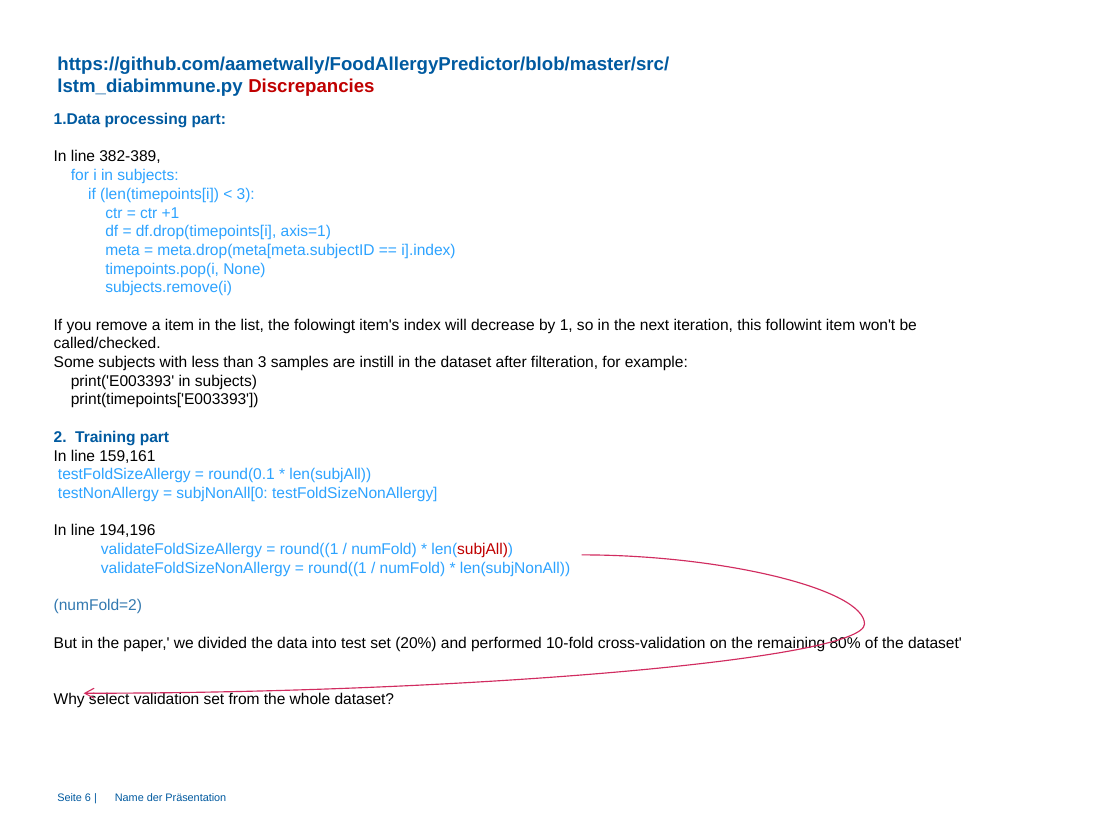
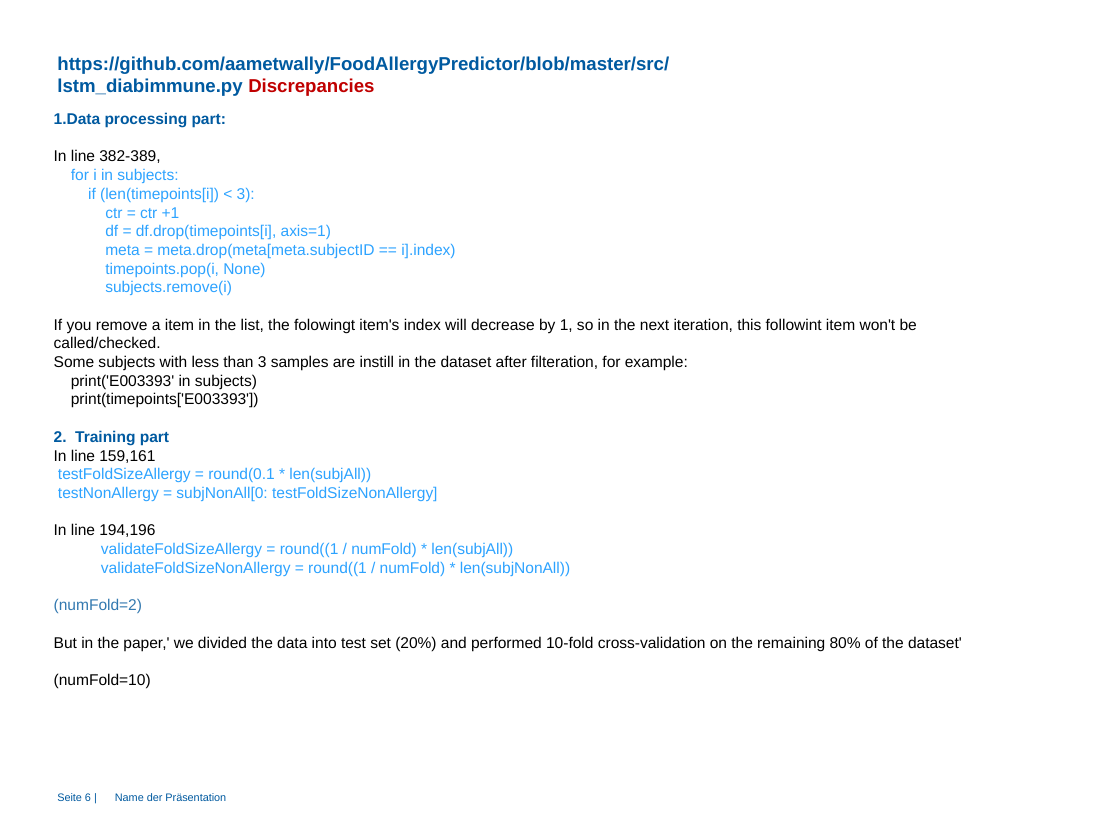
Before and after one commit to augustkx/FoodAllergyPredictor_Reproduce-2, a slide deck: slide 6 of Summary.pptx. Drawn at 1120x840 pixels with LibreOffice and Linux fonts; fonts in the diff are those of the drawing; background and template pictures are left out. Boxes give left, top, right and bottom in pixels: in the first picture for what was removed or moved away, otherwise in the second. Text is boxed around its words. In the diff, an @@ line names an element or a change of style, - is before the commit and + after.

```diff
--- a/Summary.pptx
+++ b/Summary.pptx
@@ curved arrow removed from (581, 554) to (84, 693) @@
@@ text at bbox=[101, 542, 513, 557]: text colour #C00000 to #2DA3FF in "len(subjAll))" @@
@@ text at bbox=[54, 673, 151, 688]: text changed @@
-Why select validation set from the whole dataset?
+(numFold=10)
```
Also in this commit, not shown: 1 other slide changed.
